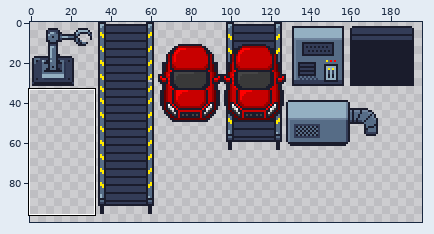
Two versions of one sprite sheet, Eco Warrior/Assets/Sprites/car_factory.png. The first picture is a wide view before the edit; the outline marks the close-up.
Close-up. Earlier state:
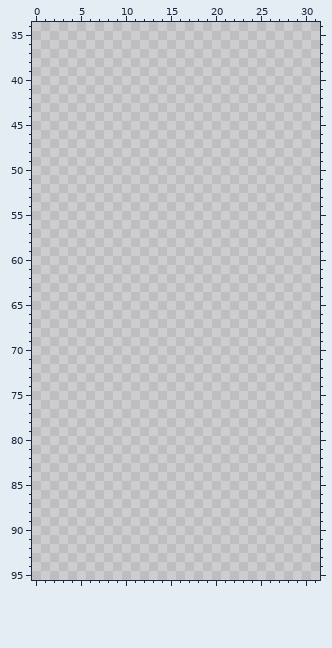
The file is 320x320 pixels. Shown: x 0..31, y 34..95. The wide view leaves out empty margins. The commit also changed other parts of the picture, which this record leaves out.
After:
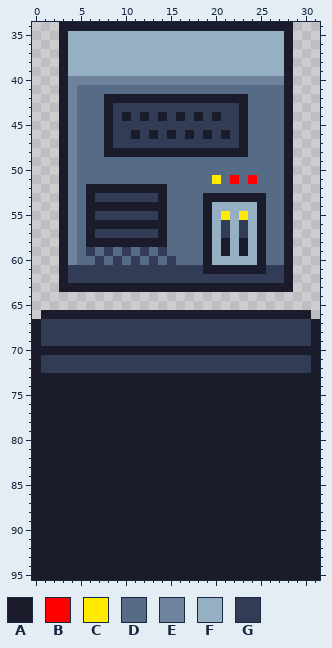
Palette (. is transparent): A #1a1c2c  B #ff0000  C #ffea00  D #566c86  E #6e829b  F #94b0c2  G #333c57
Change:
@@ x 0..31 @@
-34 ................................
-35 ................................
-36 ................................
-37 ................................
-38 ................................
-39 ................................
-40 ................................
-41 ................................
-42 ................................
-43 ................................
-44 ................................
-45 ................................
-46 ................................
-47 ................................
-48 ................................
-49 ................................
-50 ................................
-51 ................................
-52 ................................
-53 ................................
-54 ................................
-55 ................................
-56 ................................
-57 ................................
-58 ................................
-59 ................................
-60 ................................
-61 ................................
-62 ................................
-63 ................................
+34 ...AAAAAAAAAAAAAAAAAAAAAAAAAA...
+35 ...AFFFFFFFFFFFFFFFFFFFFFFFFA...
+36 ...AFFFFFFFFFFFFFFFFFFFFFFFFA...
+37 ...AFFFFFFFFFFFFFFFFFFFFFFFFA...
+38 ...AFFFFFFFFFFFFFFFFFFFFFFFFA...
+39 ...AFFFFFFFFFFFFFFFFFFFFFFFFA...
+40 ...AEEEEEEEEEEEEEEEEEEEEEEEEA...
+41 ...AEDDDDDDDDDDDDDDDDDDDDDDDA...
+42 ...AEDDDAAAAAAAAAAAAAAAADDDDA...
+43 ...AEDDDAGGGGGGGGGGGGGGADDDDA...
+44 ...AEDDDAGAGAGAGAGAGAGGADDDDA...
+45 ...AEDDDAGGGGGGGGGGGGGGADDDDA...
+46 ...AEDDDAGGAGAGAGAGAGAGADDDDA...
+47 ...AEDDDAGGGGGGGGGGGGGGADDDDA...
+48 ...AEDDDAAAAAAAAAAAAAAAADDDDA...
+49 ...AEDDDDDDDDDDDDDDDDDDDDDDDA...
+50 ...AEDDDDDDDDDDDDDDDDDDDDDDDA...
+51 ...AEDDDDDDDDDDDDDDDCDBDBDDDA...
+52 ...AEDAAAAAAAAADDDDDDDDDDDDDA...
+53 ...AEDAGGGGGGGADDDDAAAAAAADDA...
+54 ...AEDAAAAAAAAADDDDAFFFFFADDA...
+55 ...AEDAGGGGGGGADDDDAFCFCFADDA...
+56 ...AEDAAAAAAAAADDDDAFGFGFADDA...
+57 ...AEDAGGGGGGGADDDDAFGFGFADDA...
+58 ...AEDAAAAAAAAADDDDAFAFAFADDA...
+59 ...AEDGDGDGDGDGDDDDAFAFAFADDA...
+60 ...AEDDGDGDGDGDGDDDAFFFFFADDA...
+61 ...AGGGGGGGGGGGGGGGAAAAAAAGGA...
+62 ...AGGGGGGGGGGGGGGGGGGGGGGGGA...
+63 ...AAAAAAAAAAAAAAAAAAAAAAAAAA...
 64 ................................
 65 ................................
-66 ................................
-67 ................................
-68 ................................
-69 ................................
-70 ................................
-71 ................................
-72 ................................
-73 ................................
-74 ................................
-75 ................................
-76 ................................
-77 ................................
-78 ................................
-79 ................................
-80 ................................
-81 ................................
-82 ................................
-83 ................................
-84 ................................
-85 ................................
-86 ................................
-87 ................................
-88 ................................
-89 ................................
-90 ................................
-91 ................................
-92 ................................
-93 ................................
-94 ................................
-95 ................................
+66 .AAAAAAAAAAAAAAAAAAAAAAAAAAAAAA.
+67 AGGGGGGGGGGGGGGGGGGGGGGGGGGGGGGA
+68 AGGGGGGGGGGGGGGGGGGGGGGGGGGGGGGA
+69 AGGGGGGGGGGGGGGGGGGGGGGGGGGGGGGA
+70 AAAAAAAAAAAAAAAAAAAAAAAAAAAAAAAA
+71 AGGGGGGGGGGGGGGGGGGGGGGGGGGGGGGA
+72 AGGGGGGGGGGGGGGGGGGGGGGGGGGGGGGA
+73 AAAAAAAAAAAAAAAAAAAAAAAAAAAAAAAA
+74 AAAAAAAAAAAAAAAAAAAAAAAAAAAAAAAA
+75 AAAAAAAAAAAAAAAAAAAAAAAAAAAAAAAA
+76 AAAAAAAAAAAAAAAAAAAAAAAAAAAAAAAA
+77 AAAAAAAAAAAAAAAAAAAAAAAAAAAAAAAA
+78 AAAAAAAAAAAAAAAAAAAAAAAAAAAAAAAA
+79 AAAAAAAAAAAAAAAAAAAAAAAAAAAAAAAA
+80 AAAAAAAAAAAAAAAAAAAAAAAAAAAAAAAA
+81 AAAAAAAAAAAAAAAAAAAAAAAAAAAAAAAA
+82 AAAAAAAAAAAAAAAAAAAAAAAAAAAAAAAA
+83 AAAAAAAAAAAAAAAAAAAAAAAAAAAAAAAA
+84 AAAAAAAAAAAAAAAAAAAAAAAAAAAAAAAA
+85 AAAAAAAAAAAAAAAAAAAAAAAAAAAAAAAA
+86 AAAAAAAAAAAAAAAAAAAAAAAAAAAAAAAA
+87 AAAAAAAAAAAAAAAAAAAAAAAAAAAAAAAA
+88 AAAAAAAAAAAAAAAAAAAAAAAAAAAAAAAA
+89 AAAAAAAAAAAAAAAAAAAAAAAAAAAAAAAA
+90 AAAAAAAAAAAAAAAAAAAAAAAAAAAAAAAA
+91 AAAAAAAAAAAAAAAAAAAAAAAAAAAAAAAA
+92 AAAAAAAAAAAAAAAAAAAAAAAAAAAAAAAA
+93 AAAAAAAAAAAAAAAAAAAAAAAAAAAAAAAA
+94 AAAAAAAAAAAAAAAAAAAAAAAAAAAAAAAA
+95 AAAAAAAAAAAAAAAAAAAAAAAAAAAAAAAA
Changed places in both close-ups, as pixel boxes (x1, y1, x2, y2):
added: (32, 22, 320, 580)
